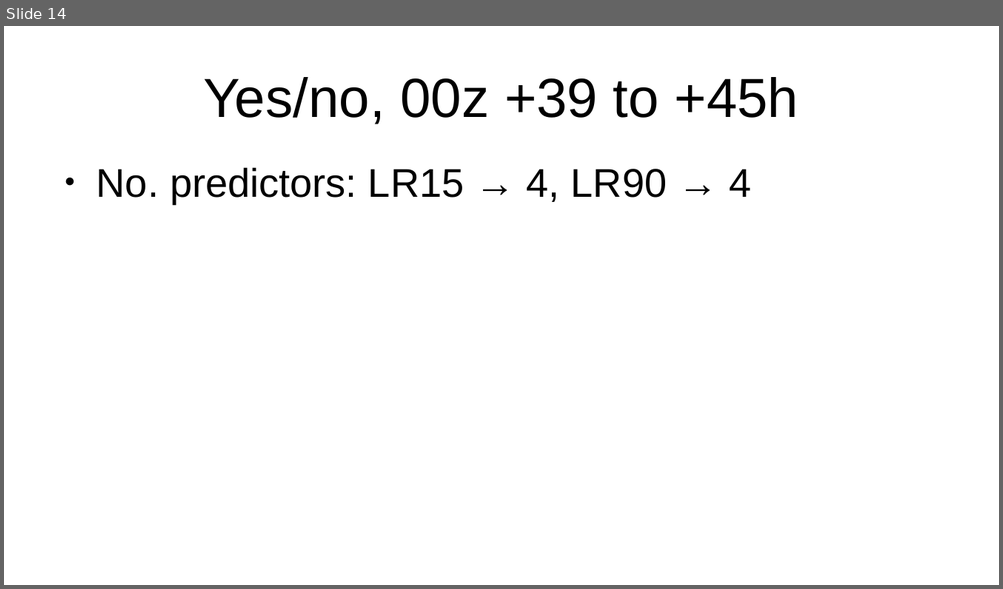
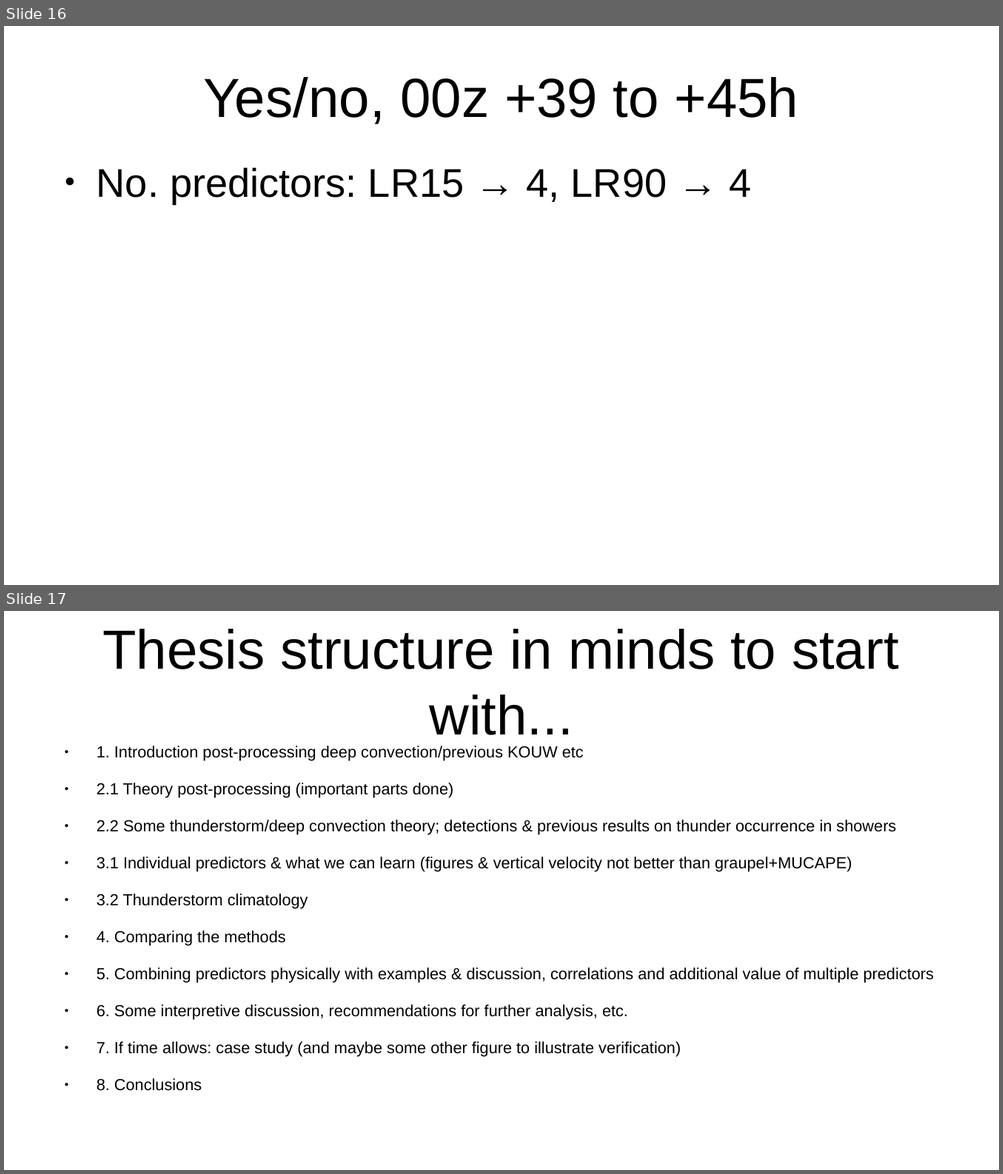
Before and after one commit to meteoNL/ThunderstormPostProcessingv0.1, a slide deck: presentation_april_12th_results.odp. Shown one above the other, each under a label of ours: slide 14 before the commit, slides 16 and 17 after it. The pictures are 1003x589 and 1003x1174 pixels, drawn with LibreOffice and Linux fonts; fonts in the diff are those of the drawing. Boxes give left, top, right and bottom in pixels: in the first picture for what was removed or moved away, otherwise in the second. Text is boxed around its words. In the diff, an @@ line names an element or a change of style, - is before the commit and + after.

```diff
--- a/presentation_april_12th_results.odp
+++ b/presentation_april_12th_results.odp
@@ slide 17 added at box(4, 611, 999, 1170), background #FFFFFF @@
@@ title added at box(102, 629, 899, 735), 44 pt, text #000000 @@
+Thesis structure in minds to start with...
@@ text added at box(96, 746, 933, 1057), 12.8 pt, text #000000 @@
+● 1. Introduction post-processing deep convection/previous KOUW etc
+● 2.1 Theory post-processing (important parts done)
+● 2.2 Some thunderstorm/deep convection theory; detections & previous results on thunder occurrence in showers
+● 3.1 Individual predictors & what we can learn (figures & vertical velocity not better than graupel+MUCAPE)
+● 3.2 Thunderstorm climatology
+● 4. Comparing the methods
+● 5. Combining predictors physically with examples & discussion, correlations and additional value of multiple predictors
+● 6. Some interpretive discussion, recommendations for further analysis, etc.
+● 7. If time allows: case study (and maybe some other figure to illustrate verification)
+● 8. Conclusions
@@ what was slide 14 is now slide 16 @@
```
Also in this commit, not shown: 1 slide changed, 2 other slides added.
